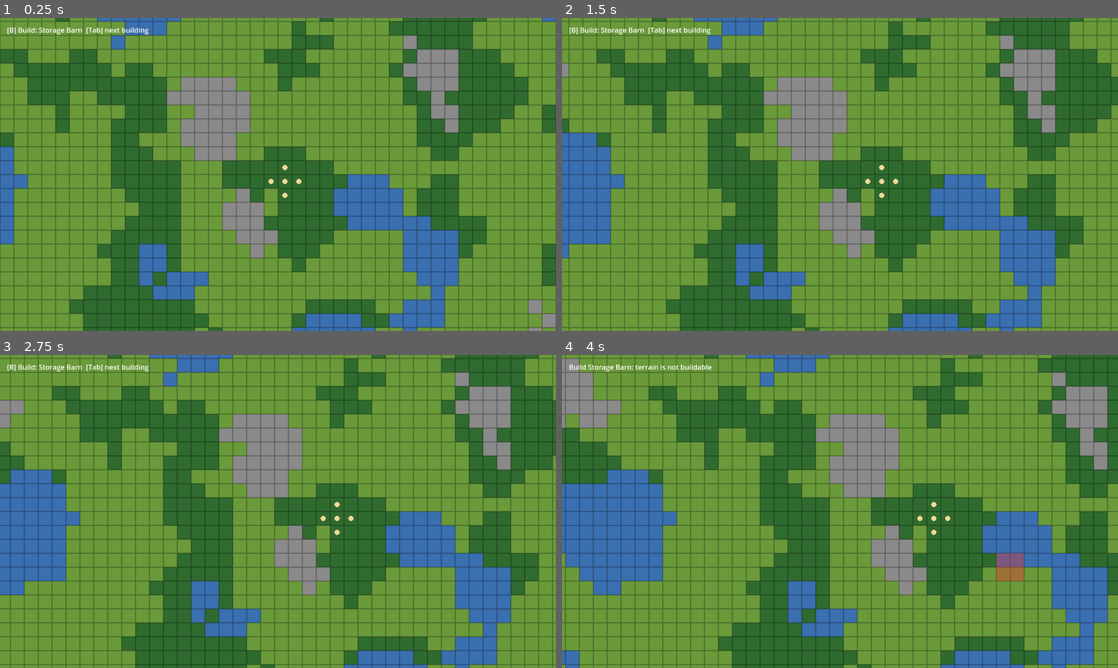
Above: before the commit, frames 1-4 (two rows, left to right).
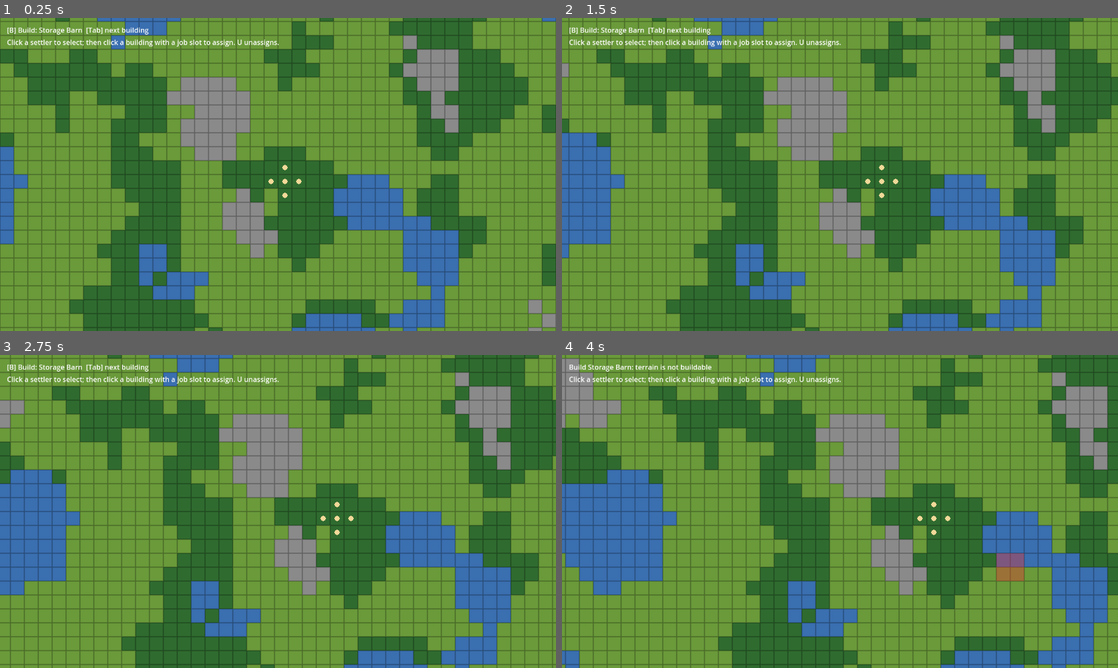
Above: after the commit, the same moments.

Repository: GrindelfP/KingdomYouth
Game: Godot game, scene res://scenes/world/world.tscn
Two runs of this game, one before a commit and one after it. Both use one fixed random seed, a clock stepped at 60 frames per second and the inputs below.
Inputs (mouse positions are in pixels of both pictures, inside the frame that each line leads up to):
- Up to frame 1 (0.25 s): no input
- Up to frame 2 (1.5 s): tap A (camera_pan_left) at 0.5, 1.25 s; move the mouse to (962, 158) at 0.52 s; hold Tab (build_cycle) 0.53-1.28 s; click (962, 158) at 0.8 s; move the mouse to (728, 190) at 1.27 s; click (728, 190) at 1.35 s
- Up to frame 3 (2.75 s): tap U (unassign_settler, bound only after the commit) at 1.55 s; tap A (camera_pan_left) at 2 s; move the mouse to (333, 442) at 2.02 s; hold U (unassign_settler, bound only after the commit) from 2.03 s (still down); tap Tab (build_cycle) at 2.3 s
- Up to frame 4 (4 s): tap A (camera_pan_left) at 2.75, 3.5 s; move the mouse to (812, 574) at 2.77 s; release U (unassign_settler, bound only after the commit) at 2.78 s; tap Tab (build_cycle) at 2.85 s; click (812, 574) at 3.05 s; move the mouse to (1006, 558) at 3.52 s; hold B (build_toggle) from 3.53 s (still down); tap U (unassign_settler, bound only after the commit) at 3.8 s

The runs differ from the first frame. In frame 1, 0.4% of the frame differs, in the area x 1-51%, y 6-10%; in frame 2, 0.4%; in frame 3, 0.4%; in frame 4, 0.4%.

Commit message:
[FEATURE] add job assignment and generic settler work loop
Co-Authored-By: Claude Haiku 5.5 <noreply@anthropic.com>

Diff:
--- a/project.godot
+++ b/project.godot
@@ -39,6 +39,17 @@
 place_building={
 "deadzone": 0.5,
 "events": [Object(InputEventMouseButton,"resource_local_to_scene":false,"resource_name":"","device":-1,"window_id":0,"a …(252 unchanged characters)…
+]
+}
+
+select_or_assign={
+"deadzone": 0.5,
+"events": [Object(InputEventMouseButton,"resource_local_to_scene":false,"resource_name":"","device":-1,"window_id":0,"alt_pressed":false,"shift_pressed":false,"ctrl_pressed":false,"meta_pressed":false,"button_mask":0,"position":Vector2(0, 0),"global_position":Vector2(0, 0),"factor":1.0,"button_index":1,"canceled":false,"pressed":true,"double_click":false,"script":null)
+]
+}
+unassign_settler={
+"deadzone": 0.5,
+"events": [Object(InputEventKey,"resource_local_to_scene":false,"resource_name":"","device":-1,"window_id":0,"alt_pressed":false,"shift_pressed":false,"ctrl_pressed":false,"meta_pressed":false,"pressed":false,"keycode":0,"physical_keycode":85,"key_label":0,"unicode":0,"location":0,"echo":false,"script":null)
 ]
 }
 
--- a/scenes/world/world.tscn
+++ b/scenes/world/world.tscn
@@ -6,6 +6,7 @@
 [ext_resource type="Script" path="res://scripts/buildings/build_controller.gd" id="4_build"]
 [ext_resource type="Script" path="res://scripts/world/grid_pathfinder.gd" id="5_pathfinder"]
 [ext_resource type="Script" path="res://scripts/entities/settler_manager.gd" id="6_settlers"]
+[ext_resource type="Script" path="res://scripts/world/job_controller.gd" id="7_jobs"]
 
 [node name="World" type="Node2D"]
 script = ExtResource("1_grid")
@@ -25,6 +26,9 @@
 [node name="Settlers" type="Node2D" parent="."]
 script = ExtResource("6_settlers")
 
+[node name="Jobs" type="Node" parent="."]
+script = ExtResource("7_jobs")
+
 [node name="UI" type="CanvasLayer" parent="."]
 
 [node name="Feedback" type="Label" parent="UI"]
@@ -32,3 +36,9 @@
 offset_top = 16.0
 offset_right = 800.0
 offset_bottom = 42.0
+
+[node name="Status" type="Label" parent="UI"]
+offset_left = 16.0
+offset_top = 44.0
+offset_right = 800.0
+offset_bottom = 70.0
--- a/scripts/buildings/build_controller.gd
+++ b/scripts/buildings/build_controller.gd
@@ -1,10 +1,10 @@
 class_name BuildController
 extends Node2D
 
-const BUILDING_DEFS: Array[BuildingDef] = [preload("res://resources/buildings/storage_barn.tres")]
 const VALID_COLOR := Color(0.3, 0.9, 0.3, 0.4)
 const INVALID_COLOR := Color(0.9, 0.2, 0.2, 0.4)
 
+var building_defs: Array[BuildingDef] = [load("res://resources/buildings/storage_barn.tres")]
 var _world: WorldGrid
 var _feedback: Label
 var _placing := false
@@ -28,7 +28,7 @@
 	if event.is_action_pressed("build_toggle"):
 		_placing = not _placing
 	elif event.is_action_pressed("build_cycle"):
-		_selected = (_selected + 1) % BUILDING_DEFS.size()
+		_selected = (_selected + 1) % building_defs.size()
 	elif event.is_action_pressed("cancel_build") and _placing:
 		_placing = false
 	elif event.is_action_pressed("place_building") and _placing:
@@ -37,8 +37,12 @@
 		get_viewport().set_input_as_handled()
 
 
+func is_placing() -> bool:
+	return _placing
+
+
 func selected_def() -> BuildingDef:
-	return BUILDING_DEFS[_selected]
+	return building_defs[_selected]
 
 
 func get_placement_error(def: BuildingDef, origin: Vector2i) -> String:
--- a/scripts/buildings/building.gd
+++ b/scripts/buildings/building.gd
@@ -2,13 +2,18 @@
 extends Node2D
 
 const BUILDING_COLOR := Color(0.45, 0.3, 0.15)
+const ACCESS_OFFSETS: Array[Vector2i] = [Vector2i.LEFT, Vector2i.RIGHT, Vector2i.UP, Vector2i.DOWN]
 
 var def: BuildingDef
 var origin: Vector2i
+var workers: Array[Settler] = []
+var residents: Array[Settler] = []
+var _world: WorldGrid
 var _size: Vector2
 
 
 func setup(world: WorldGrid, building_def: BuildingDef, grid_origin: Vector2i) -> void:
+	_world = world
 	def = building_def
 	origin = grid_origin
 	global_position = world.get_cell_rect(origin).position
@@ -16,5 +21,32 @@
 	queue_redraw()
 
 
+func occupies(grid_pos: Vector2i) -> bool:
+	return def.get_cells(origin).has(grid_pos)
+
+
+func get_center_cell() -> Vector2i:
+	return origin + (def.footprint - Vector2i.ONE) / 2
+
+
+func get_access_cells() -> Array[Vector2i]:
+	var footprint_cells := def.get_cells(origin)
+	var cells: Array[Vector2i] = []
+	for cell in footprint_cells:
+		for offset in ACCESS_OFFSETS:
+			var neighbour: Vector2i = cell + offset
+			if not footprint_cells.has(neighbour) and not cells.has(neighbour) and _world.is_walkable(neighbour):
+				cells.append(neighbour)
+	return cells
+
+
+func job_def() -> JobDef:
+	return def.job
+
+
+func has_free_job_slot() -> bool:
+	return def.job != null and workers.size() < def.job.slots
+
+
 func _draw() -> void:
 	draw_rect(Rect2(Vector2.ZERO, _size), BUILDING_COLOR)
--- a/scripts/buildings/building_def.gd
+++ b/scripts/buildings/building_def.gd
@@ -6,6 +6,8 @@
 @export var footprint := Vector2i.ONE
 @export var cost: Dictionary = {}
 @export var build_time := 5.0
+@export var job: JobDef
+@export var housing_capacity := 0
 
 
 func get_cells(origin: Vector2i) -> Array[Vector2i]:
--- /dev/null
+++ b/scripts/buildings/job_def.gd
@@ -0,0 +1,9 @@
+class_name JobDef
+extends Resource
+
+@export var job_name: String
+@export var slots := 1
+@export var work_time := 4.0
+@export var output_type: int
+@export var output_amount := 1
+@export var target_terrain := ""
--- a/scripts/entities/settler.gd
+++ b/scripts/entities/settler.gd
@@ -8,23 +8,27 @@
 const RADIUS := 6.0
 const COLOR := Color(0.95, 0.85, 0.6)
 
-var _world: WorldGrid
-var _pathfinder: GridPathfinder
+var world: WorldGrid
+var pathfinder: GridPathfinder
+var needs: Needs
+var worker: Worker
 var _last_cell := Vector2i.ZERO
 var _destination := Vector2i.ZERO
 var _path: Array[Vector2i] = []
 var _moving := false
-var needs: Needs
 
 
 func _ready() -> void:
 	needs = Needs.new()
 	add_child(needs)
+	needs.ticked.connect(_on_needs_ticked)
+	worker = Worker.new()
+	add_child(worker)
 
 
-func setup(world: WorldGrid, pathfinder: GridPathfinder, grid_pos: Vector2i) -> void:
-	_world = world
-	_pathfinder = pathfinder
+func setup(world_grid: WorldGrid, grid_pathfinder: GridPathfinder, grid_pos: Vector2i) -> void:
+	world = world_grid
+	pathfinder = grid_pathfinder
 	_last_cell = grid_pos
 	global_position = world.grid_to_world(grid_pos)
 
@@ -43,14 +47,19 @@
 	return _replan()
 
 
+func cancel_movement() -> void:
+	_moving = false
+	_path.clear()
+
+
 func _process(delta: float) -> void:
 	if not _moving:
 		return
-	if not _world.is_walkable(_path[0]):
+	if not world.is_walkable(_path[0]):
 		_replan()
 		return
-	var target := _world.grid_to_world(_path[0])
-	global_position = global_position.move_toward(target, SPEED_TILES_PER_SECOND * _world.get_tile_size().x * delta)
+	var target := world.grid_to_world(_path[0])
+	global_position = global_position.move_toward(target, SPEED_TILES_PER_SECOND * world.get_tile_size().x * delta)
 	if global_position == target:
 		_last_cell = _path.pop_front()
 		if _path.is_empty():
@@ -61,8 +70,15 @@
 	draw_circle(Vector2.ZERO, RADIUS, COLOR)
 
 
+func _on_needs_ticked() -> void:
+	if needs.is_critical():
+		worker.pause()
+	else:
+		worker.resume()
+
+
 func _replan() -> bool:
-	var path := _pathfinder.find_path(_last_cell, _destination)
+	var path := pathfinder.find_path(_last_cell, _destination)
 	if path.is_empty():
 		_moving = false
 		_path.clear()
--- /dev/null
+++ b/scripts/entities/worker.gd
@@ -0,0 +1,123 @@
+class_name Worker
+extends Node
+
+enum State { IDLE, TRAVEL, WORK }
+
+const NO_TARGET := Vector2i(-1, -1)
+const RETRY_DELAY := 3.0
+const MAX_TARGET_CANDIDATES := 30
+
+var building: Building
+var _settler: Settler
+var _state := State.IDLE
+var _target := NO_TARGET
+var _work_left := 0.0
+var _retry_left := 0.0
+var _paused := false
+
+
+func _ready() -> void:
+	_settler = get_parent()
+	_settler.arrived.connect(_on_arrived)
+	_settler.path_failed.connect(_on_path_failed)
+
+
+func assign(target_building: Building) -> bool:
+	if not target_building.has_free_job_slot():
+		return false
+	unassign()
+	building = target_building
+	building.workers.append(_settler)
+	return true
+
+
+func unassign() -> void:
+	cancel_task()
+	if building:
+		building.workers.erase(_settler)
+	building = null
+
+
+func pause() -> void:
+	_paused = true
+	cancel_task()
+
+
+func resume() -> void:
+	_paused = false
+
+
+func cancel_task() -> void:
+	_settler.cancel_movement()
+	_state = State.IDLE
+	_target = NO_TARGET
+	_work_left = 0.0
+
+
+func _process(delta: float) -> void:
+	if building == null or _paused:
+		return
+	match _state:
+		State.IDLE:
+			if _retry_left > 0.0:
+				_retry_left -= delta
+			else:
+				_start_travel()
+		State.WORK:
+			_work_left -= delta
+			if _work_left <= 0.0:
+				_finish_work()
+
+
+func _start_travel() -> void:
+	var target := _find_target()
+	if target == NO_TARGET:
+		_retry_left = RETRY_DELAY
+		return
+	_target = target
+	_state = State.TRAVEL
+	_settler.move_to(target)
+
+
+func _find_target() -> Vector2i:
+	var job := building.job_def()
+	var from := _settler.get_grid_pos()
+	if job.target_terrain.is_empty():
+		for cell in building.get_access_cells():
+			if _is_reachable(from, cell):
+				return cell
+		return NO_TARGET
+	var candidates := _settler.world.get_terrain_cells(job.target_terrain, building.get_center_cell())
+	for cell in candidates.slice(0, MAX_TARGET_CANDIDATES):
+		if _is_reachable(from, cell):
+			return cell
+	return NO_TARGET
+
+
+func _is_reachable(from: Vector2i, to: Vector2i) -> bool:
+	return not _settler.pathfinder.find_path(from, to).is_empty()
+
+
+func _on_arrived(grid_pos: Vector2i) -> void:
+	if _state != State.TRAVEL or grid_pos != _target:
+		return
+	_state = State.WORK
+	_work_left = building.job_def().work_time
+
+
+func _on_path_failed(grid_pos: Vector2i) -> void:
+	if _state != State.TRAVEL or grid_pos != _target:
+		return
+	_state = State.IDLE
+	_target = NO_TARGET
+	_retry_left = RETRY_DELAY
+
+
+func _finish_work() -> void:
+	var job := building.job_def()
+	_state = State.IDLE
+	if not job.target_terrain.is_empty():
+		if _settler.world.get_terrain_name(_target) != job.target_terrain:
+			return
+		_settler.world.set_terrain(_target, WorldGrid.Terrain.GRASS)
+	ResourceStockpile.add(job.output_type, job.output_amount)
--- /dev/null
+++ b/scripts/world/job_controller.gd
@@ -0,0 +1,71 @@
+class_name JobController
+extends Node
+
+const PICK_RADIUS := 12.0
+
+var _world: WorldGrid
+var _buildings: BuildController
+var _settlers: SettlerManager
+var _selected: Settler
+var _status: Label
+
+
+func _ready() -> void:
+	_world = get_parent()
+	_buildings = get_parent().get_node("Buildings")
+	_settlers = get_parent().get_node("Settlers")
+	_status = get_node("../UI/Status")
+
+
+func _process(_delta: float) -> void:
+	if not is_instance_valid(_selected):
+		_selected = null
+	_status.text = _describe_selection()
+
+
+func _unhandled_input(event: InputEvent) -> void:
+	if _buildings.is_placing():
+		return
+	if event.is_action_pressed("select_or_assign"):
+		_click(_world.get_global_mouse_position())
+	elif event.is_action_pressed("unassign_settler") and _selected:
+		_selected.worker.unassign()
+	elif event.is_action_pressed("cancel_build"):
+		_selected = null
+
+
+func _click(world_pos: Vector2) -> void:
+	var settler := _settler_at(world_pos)
+	if settler:
+		_selected = settler
+		return
+	if _selected == null:
+		return
+	var building := _building_at(_world.world_to_grid(world_pos))
+	if building:
+		_selected.worker.assign(building)
+
+
+func _settler_at(world_pos: Vector2) -> Settler:
+	for settler in _settlers.get_children():
+		if settler.global_position.distance_to(world_pos) <= PICK_RADIUS:
+			return settler
+	return null
+
+
+func _building_at(grid_pos: Vector2i) -> Building:
+	for child in _buildings.get_children():
+		if child is Building and child.occupies(grid_pos):
+			return child
+	return null
+
+
+func _describe_selection() -> String:
+	if _selected == null:
+		return "Click a settler to select; then click a building with a job slot to assign. U unassigns."
+	var job := "none"
+	if _selected.worker.building:
+		job = _selected.worker.building.def.display_name
+	return "Settler: hunger %d  rest %d  health %d  job: %s" % [
+		_selected.needs.hunger, _selected.needs.rest, _selected.needs.health, job,
+	]
--- a/scripts/world/world_grid.gd
+++ b/scripts/world/world_grid.gd
@@ -70,6 +70,21 @@
 	return Rect2(top_left, Vector2(MAP_RECT.size) * get_tile_size())
 
 
+func get_terrain_cells(terrain_name: String, from: Vector2i) -> Array[Vector2i]:
+	var cells: Array[Vector2i] = []
+	for x in range(MAP_RECT.position.x, MAP_RECT.end.x):
+		for y in range(MAP_RECT.position.y, MAP_RECT.end.y):
+			var grid_pos := Vector2i(x, y)
+			if get_terrain_name(grid_pos) == terrain_name and not is_occupied(grid_pos):
+				cells.append(grid_pos)
+	cells.sort_custom(func(a: Vector2i, b: Vector2i) -> bool: return a.distance_squared_to(from) < b.distance_squared_to(from))
+	return cells
+
+
+func set_terrain(grid_pos: Vector2i, terrain_type: Terrain) -> void:
+	terrain.set_cell(grid_pos, TERRAIN_SOURCE_ID, Vector2i(terrain_type, 0))
+
+
 func get_cell_rect(grid_pos: Vector2i) -> Rect2:
 	var tile_size := get_tile_size()
 	return Rect2(grid_to_world(grid_pos) - tile_size / 2.0, tile_size)
Not shown, added: scripts/buildings/job_def.gd.uid
Not shown, added: scripts/entities/worker.gd.uid
Not shown, added: scripts/world/job_controller.gd.uid
Not shown, changed: docs/tickets/0008-job-task-assignment.md
